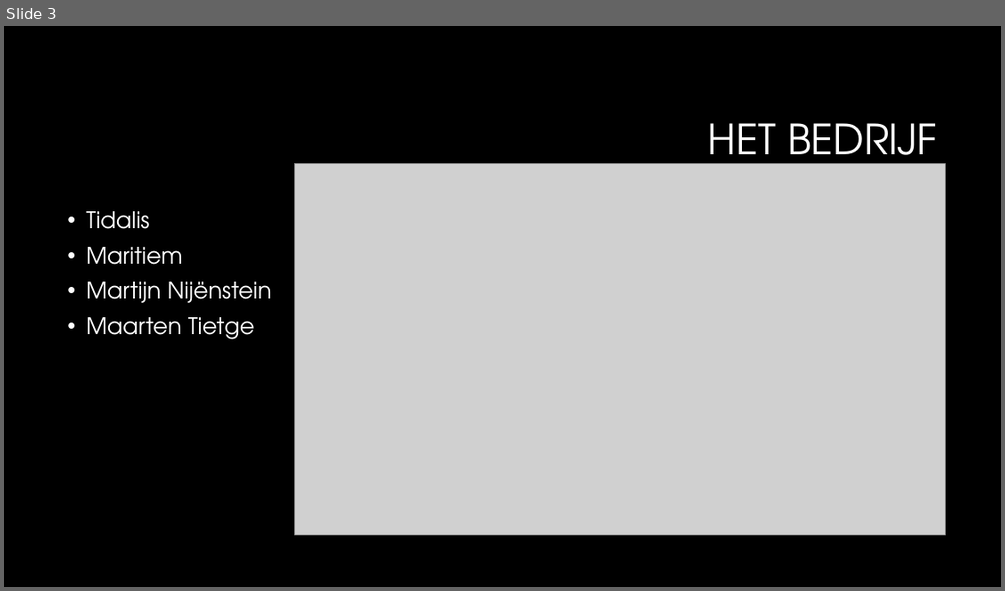
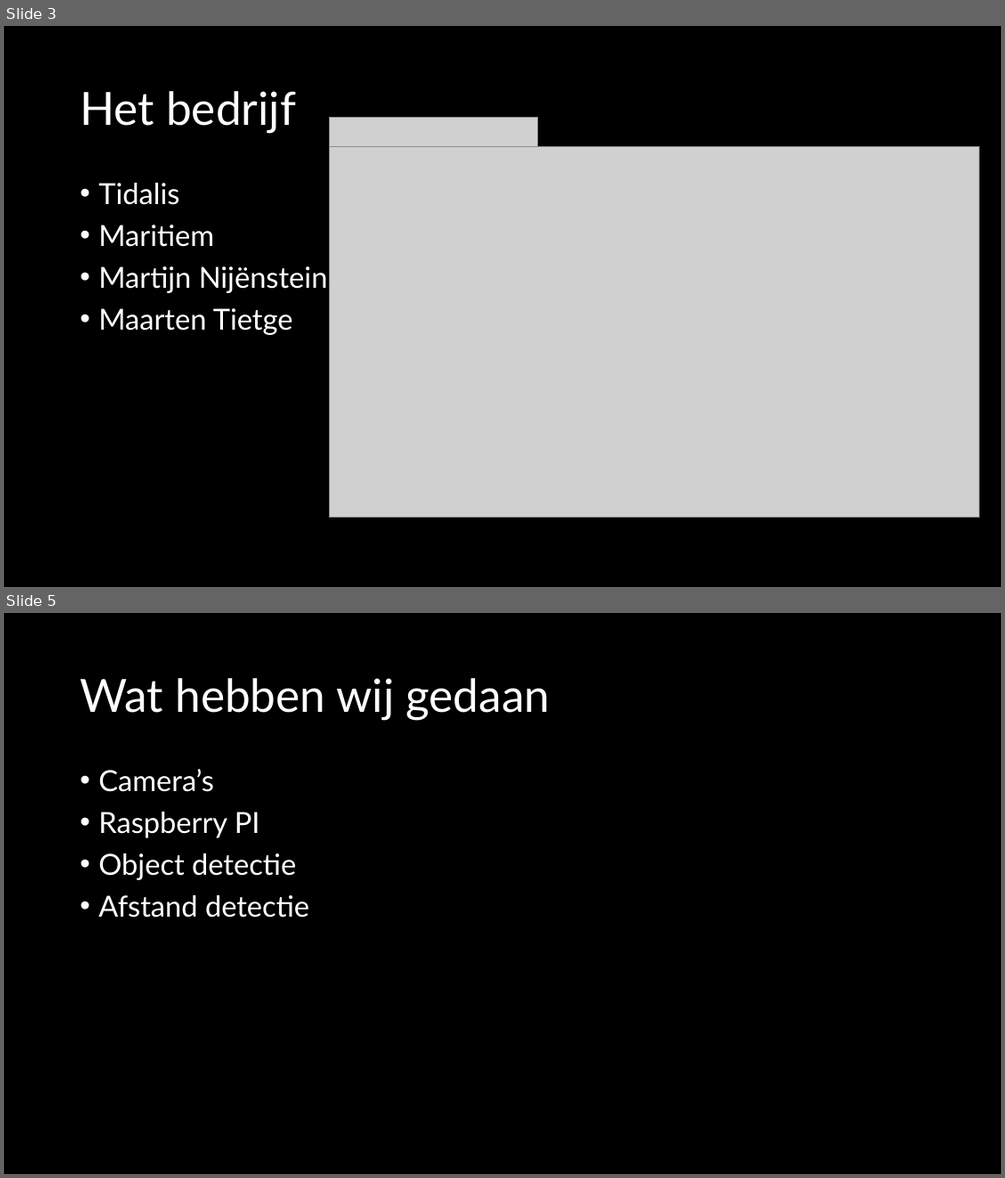
Before and after one commit to TomHeij/Project5-6, a slide deck: Opleverset_Project_5-6/Manage_&_Control/50% Presentatie.pptx. Shown one above the other, each under a label of ours: slide 3 before the commit, slides 3 and 5 after it; the slides between them are not shown. The pictures are 1005x591 and 1005x1178 pixels, drawn with LibreOffice and Linux fonts; fonts in the diff are those of the drawing; grey boxes stand for pictures; background and template pictures are left out. Boxes give left, top, right and bottom in pixels: in the first picture for what was removed or moved away, otherwise in the second. Text is boxed around its words. In the diff, an @@ line names an element or a change of style, - is before the commit and + after.

```diff
--- a/Opleverset_Project_5-6/Manage_&_Control/50% Presentatie.pptx
+++ b/Opleverset_Project_5-6/Manage_&_Control/50% Presentatie.pptx
@@ slide 5 added at bbox=[4, 613, 1001, 1174], background #000000 @@
@@ title added at bbox=[80, 678, 550, 720], 44 pt, text #FFFFFF @@
+Wat hebben wij gedaan
@@ text added at bbox=[98, 769, 309, 917], 28 pt, text #FFFFFF @@
+• Camera’s
+• Raspberry PI
+• Object detectie
+• Afstand detectie
@@ slide 3 changed as well @@
@@ title at bbox=[80, 91, 296, 133]: text changed; size 40 to 44 pt; font TeX Gyre Adventor to Lato @@
-HET BEDRIJF
+Het bedrijf
@@ picture added at bbox=[329, 117, 538, 146] @@
@@ picture: place and size @@
-picture at bbox=[295, 164, 945, 534]
+picture at bbox=[329, 146, 979, 517]
@@ text "Tidalis": place and size @@
-text "Tidalis" at bbox=[86, 211, 272, 339]
+text "Tidalis" at bbox=[98, 183, 328, 335]
@@ text "Tidalis" at bbox=[98, 183, 328, 335]: size 22 to 28 pt, font TeX Gyre Adventor to Lato @@
```
Also in this commit, not shown: 5 other slides changed, 2 other slides added, 1 slide removed.
